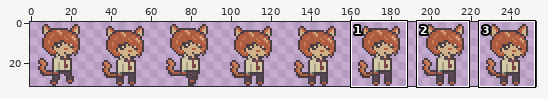
Sprite sheet -- Player/Sprites/mc_sprite_sheet.png. Above: a wide view before the commit, with the close-up outlined.
Close-up. First the earlier version:
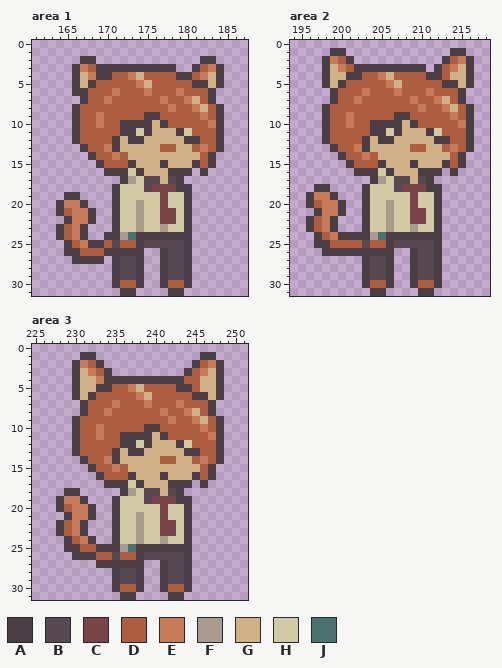
The file is 256x32 pixels. Shown: area 1: x 161..187, y 0..31; area 2: x 194..218, y 0..31; area 3: x 225..251, y 0..31. The wide view leaves out empty margins. The commit also changed other parts of the picture, which this record leaves out.
Palette (. is transparent): A #4b3d44  B #574852  C #79444a  D #ae5d40  E #c77b58  F #ab9b8e  G #d1b187  H #d2c9a5  J #4b726e
Pixels before, area 1, first column x 164:
 2 ...AA.............AA.
 3 ..AEDAAAAAAAAAA..ADEA
 4 ..AGEAADDEGDDDDAADEGA
 5 ..AGADDDDDEGDDDDDAAGA
 6 ..AADDDEDDDEDDDEDDDA.
 7 ...ADDEDDDDDDEDDEGDA.
 8 ..ADDDDDDDDDDDEDDEGDA
 9 ..ADDEDDDDDAADDDDDEDA
10 ..ADDEDDAAAAGADDDDDEA
11 ..ADDDDDAAHAGGGAHDDDA
12 ..ADDDDAGAAGGGGGAADDA
13 ...ADDEAGGGGGDDGGDEDA
14 ....ADDEDGGGGGGGGGDA.
15 .....ADDDAGGGAGGGADA.
16 ......AAAHAGGGAAA.A..
17 ........AFHBBGBA.....
18 .......AHHHBCCCAA....
19 .AA....AHHHHHCHHA....
20 AEEA...AHHFHHCHHA....
21 ADEEA..AHHFHHCCHA....
22 .AEEA..AHHFHHCCHA....
23 ADEA...AHHFHHFHHA....
24 ADEA..AAFJAAAAAAA....
25 .ADEAADBDDABBBBBA....
26 .AADDDAAAAA..ABBA....
27 ..AAAA.ABBA..ABBA....
28 .......ABBA..ABBA....
29 .......ABBA..ABBA....
30 .......ADDA..ADDA....
31 ........AA....AA.....
Pixels before, area 2, first column x 196:
 1 ...AA.............AA.
 2 ..AEDA...........ADEA
 3 ..AGEDAAAAAAAAA.ADEGA
 4 ..AGGAADDEGDDDDAADGGA
 5 ..AGADDDDDEGDDDDDAAGA
 6 ...ADDDEDDDEDDDEDDDA.
 7 ...ADDEDDDDDDEDDEGDA.
 8 ..ADDDDDDDDDDDEDDEGDA
 9 ..ADDEDDDDDAADDDDDEDA
10 ..ADDEDDAAAAGADDDDDEA
11 ..ADDDDDAAHAGGGAHDDDA
12 ..ADDDDAGAAGGGGGAADDA
13 ...ADDEAGGGGGDDGGDEDA
14 ....ADDEDGGGGGGGGGDA.
15 .....ADDDAGGGAGGGADA.
16 ......AAAHAGGGAAA.A..
17 ........AFHBBGBA.....
18 .AA....AHHHBCCCAA....
19 AEEA...AHHHHHCHHA....
20 ADEEA..AHHFHHCHHA....
21 .AEEA..AHHFHHCCHA....
22 ADEA...AHHFHHCCHA....
23 ADEA...AHHFHHFHHA....
24 .ADEAAAAFJAAAAAAA....
25 .AADDDDBDDABBBBBA....
26 ..AAAAAAAAA..ABBA....
27 .......ABBA..ABBA....
28 .......ABBA..ABBA....
29 .......ABBA..ABBA....
30 .......ADDA..ADDA....
31 ........AA....AA.....
Pixels before, area 3, first column x 228:
 1 ...AA.............AA.
 2 ..AEDA...........ADEA
 3 ..AGEDA.........ADEGA
 4 ..AGGEAAAAAAAAAADDGGA
 5 ..AGGAADDEGDDDDAADGGA
 6 ..AGADDDDDEGDDDDDAAGA
 7 ...ADDDEDDDEDDDEDDDA.
 8 ...ADDEDDDDDDEDDEGDA.
 9 ..ADDDDDDDDDDDEDDEGDA
10 ..ADDEDDDDDAADDDDDEDA
11 ..ADDEDDAAAAGADDDDDEA
12 ..ADDDDDAAHAGGGAHDDDA
13 ..ADDDDAGAAGGGGGAADDA
14 ...ADDEAGGGGGDDGGDEDA
15 ....ADDEDGGGGGGGGGDA.
16 .....ADDDAGGGAGGGADA.
17 ......AAAHAGGGAAA.A..
18 .AA.....AFHBBGBA.....
19 AEEA...AHHHBCCCAA....
20 ADEEA..AHHHHHCHHA....
21 .AEEA..AHHFHHCHHA....
22 ADEA...AHHFHHCCHA....
23 ADEA...AHHFHHCCHA....
24 .ADEA..AHHFHHFHHA....
25 .AADDAAAFJAAAAAAA....
26 ..AAADDBDDABBBBBA....
27 .....AAAAAA..ABBA....
28 .......ABBA..ABBA....
29 .......ABBA..ABBA....
30 .......ADDA..ADDA....
31 ........AA....AA.....
After the commit:
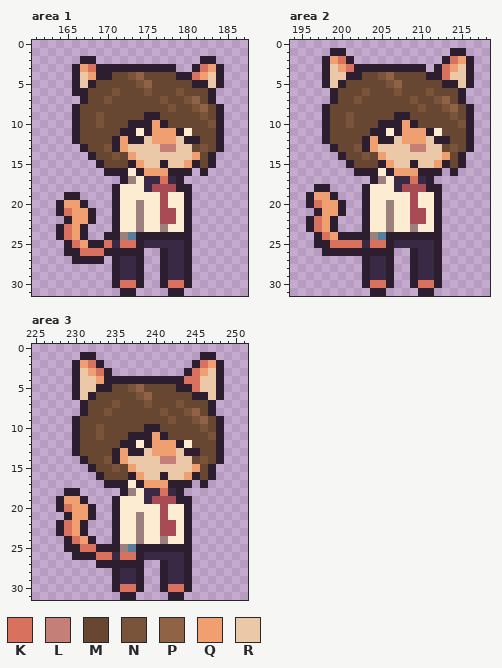
Colours new in this view: K #d8725e  L #c57f79  M #674632  N #7a533b  P #906347  Q #f09f71  R #ebc8a7
Change:
colour A: #4b3d44 -> #2d1e2f
colour B: #574852 -> #392945
colour C: #79444a -> #a94b54
colour F: #ab9b8e -> #9c807e
colour H: #d2c9a5 -> #fcecd1
colour J: #4b726e -> #577f9d
Area 1:
y 3: x 167..168 ED -> QK; x 182..183 DE -> KQ
y 4: x 167..168 GE -> RQ; x 171..178 DDEGDDDD -> MMNPMMMM; x 181..183 DEG -> KQR
y 5: x 167 G -> R; x 169..180 DDDDDEGDDDDD -> MMMMMNPMMMMM; x 183 G -> R
y 6: x 168..182 DDDEDDDEDDDEDDD -> MMMNMMMNMMMNMMM
y 7: x 168..182 DDEDDDDDDEDDEGD -> MMNMMMMMMNMMNPM
y 8: x 167..183 DDDDDDDDDDDEDDEGD -> MMMMMMMMMMMNMMNPM
y 9: x 167..174 DDEDDDDD -> MMNMMMMM; x 177..183 DDDDDED -> MMMMMNM
y 10: x 167..172 DDEDDA -> MMNMMM; x 176 G -> Q; x 178..183 DDDDDE -> MMMMMN
y 11: x 167..171 DDDDD -> MMMMM; x 176..178 GGG -> QQQ; x 181..183 DDD -> MMM
y 12: x 167..170 DDDD -> MMMM; x 172 G -> Q; x 175..179 GGGGG -> RQQQR; x 182..183 DD -> MM
y 13: x 168..170 DDE -> MMN; x 172..183 GGGGGDDGGDED -> QRRRRLLRRMNM
y 14: x 169..182 DDEDGGGGGGGGGD -> MMNMQRRRRRRRQM
y 15: x 170..172 DDD -> MMM; x 174..176 GGG -> QRR; x 178..180 GGG -> RRQ; x 182 D -> M
y 16: x 175..177 GGG -> QQQ
y 17: x 177 G -> K
y 20: x 165..166 EE -> QQ
y 21: x 165..167 DEE -> KQQ
y 22: x 166..167 EE -> QQ
y 23..24: x 165..166 DE -> KQ
y 25: x 166..167 DE -> KQ; x 170 D -> K; x 172..173 DD -> KK
y 26: x 167..169 DDD -> KKK
y 30: x 172..173 DD -> KK; x 178..179 DD -> KK
Area 2:
y 2: x 199..200 ED -> QK; x 214..215 DE -> KQ
y 3: x 199..201 GED -> RQK; x 213..215 DEG -> KQR
y 4: x 199..200 GG -> RR; x 203..210 DDEGDDDD -> MMNPMMMM; x 213..215 DGG -> KRR
y 5: x 199 G -> R; x 201..212 DDDDDEGDDDDD -> MMMMMNPMMMMM; x 215 G -> R
y 6: x 200..214 DDDEDDDEDDDEDDD -> MMMNMMMNMMMNMMM
y 7: x 200..214 DDEDDDDDDEDDEGD -> MMNMMMMMMNMMNPM
y 8: x 199..215 DDDDDDDDDDDEDDEGD -> MMMMMMMMMMMNMMNPM
y 9: x 199..206 DDEDDDDD -> MMNMMMMM; x 209..215 DDDDDED -> MMMMMNM
y 10: x 199..204 DDEDDA -> MMNMMM; x 208 G -> Q; x 210..215 DDDDDE -> MMMMMN
y 11: x 199..203 DDDDD -> MMMMM; x 208..210 GGG -> QQQ; x 213..215 DDD -> MMM
y 12: x 199..202 DDDD -> MMMM; x 204 G -> Q; x 207..211 GGGGG -> RQQQR; x 214..215 DD -> MM
y 13: x 200..202 DDE -> MMN; x 204..215 GGGGGDDGGDED -> QRRRRLLRRMNM
y 14: x 201..214 DDEDGGGGGGGGGD -> MMNMQRRRRRRRQM
y 15: x 202..204 DDD -> MMM; x 206..208 GGG -> QRR; x 210..212 GGG -> RRQ; x 214 D -> M
y 16: x 207..209 GGG -> QQQ
y 17: x 209 G -> K
y 19: x 197..198 EE -> QQ
y 20: x 197..199 DEE -> KQQ
y 21: x 198..199 EE -> QQ
y 22..23: x 197..198 DE -> KQ
y 24: x 198..199 DE -> KQ
y 25: x 199..202 DDDD -> KKKK; x 204..205 DD -> KK
y 30: x 204..205 DD -> KK; x 210..211 DD -> KK
Area 3:
y 2: x 231..232 ED -> QK; x 246..247 DE -> KQ
y 3: x 231..233 GED -> RQK; x 245..247 DEG -> KQR
y 4: x 231..233 GGE -> RRQ; x 244..247 DDGG -> KKRR
y 5: x 231..232 GG -> RR; x 235..242 DDEGDDDD -> MMNPMMMM; x 245..247 DGG -> KRR
y 6: x 231 G -> R; x 233..244 DDDDDEGDDDDD -> MMMMMNPMMMMM; x 247 G -> R
y 7: x 232..246 DDDEDDDEDDDEDDD -> MMMNMMMNMMMNMMM
y 8: x 232..246 DDEDDDDDDEDDEGD -> MMNMMMMMMNMMNPM
y 9: x 231..247 DDDDDDDDDDDEDDEGD -> MMMMMMMMMMMNMMNPM
y 10: x 231..238 DDEDDDDD -> MMNMMMMM; x 241..247 DDDDDED -> MMMMMNM
y 11: x 231..236 DDEDDA -> MMNMMM; x 240 G -> Q; x 242..247 DDDDDE -> MMMMMN
y 12: x 231..235 DDDDD -> MMMMM; x 240..242 GGG -> QQQ; x 245..247 DDD -> MMM
y 13: x 231..234 DDDD -> MMMM; x 236 G -> Q; x 239..243 GGGGG -> RQQQR; x 246..247 DD -> MM
y 14: x 232..234 DDE -> MMN; x 236..247 GGGGGDDGGDED -> QRRRRLLRRMNM
y 15: x 233..246 DDEDGGGGGGGGGD -> MMNMQRRRRRRRQM
y 16: x 234..236 DDD -> MMM; x 238..240 GGG -> QRR; x 242..244 GGG -> RRQ; x 246 D -> M
y 17: x 239..241 GGG -> QQQ
y 18: x 241 G -> K
y 19: x 229..230 EE -> QQ
y 20: x 229..231 DEE -> KQQ
y 21: x 230..231 EE -> QQ
y 22..23: x 229..230 DE -> KQ
y 24: x 230..231 DE -> KQ
y 25: x 231..232 DD -> KK
y 26: x 233..234 DD -> KK; x 236..237 DD -> KK
y 30: x 236..237 DD -> KK; x 242..243 DD -> KK
Boxes around the changes in both close-ups, in picture pixels (x1, y1, x2, y2):
changed: (56, 56, 224, 296)
changed: (306, 48, 474, 296)
changed: (56, 352, 224, 600)
